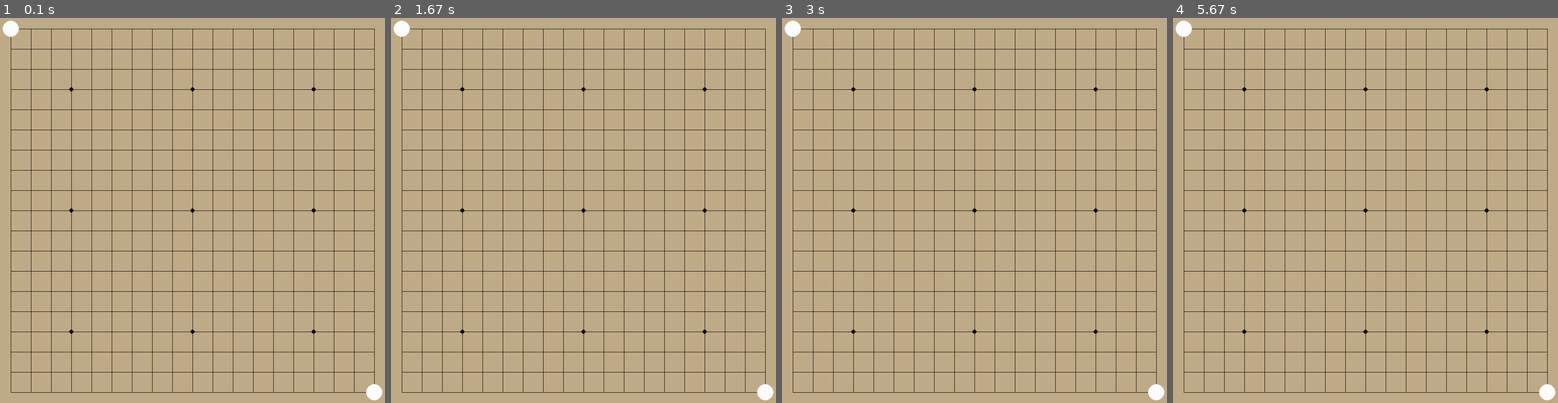
Above: before the commit, frames 1-4 (left to right).
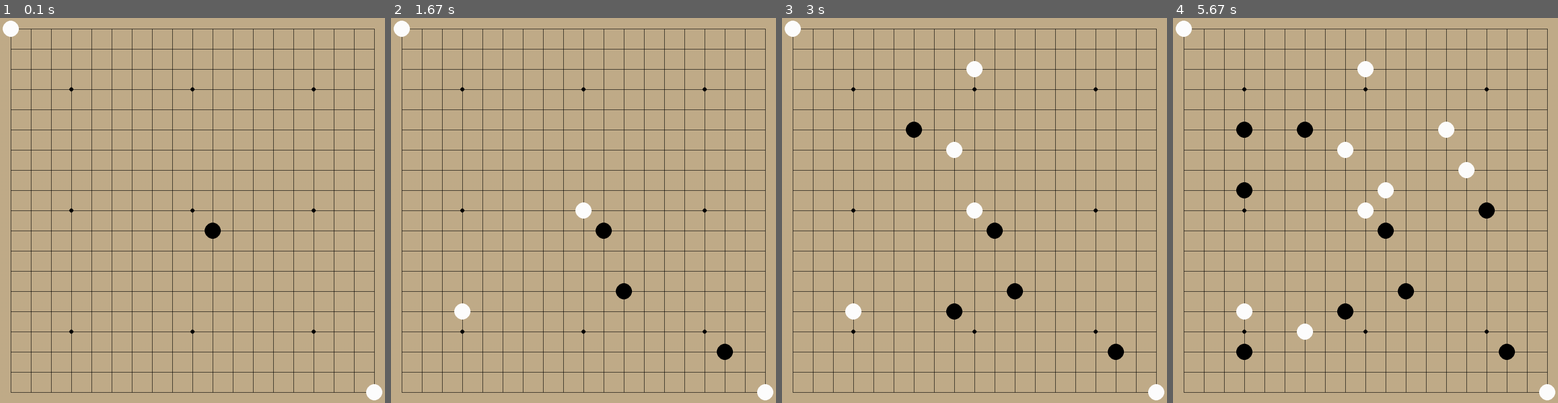
Above: after the commit, the same moments.

Repository: sandromund/pygame_go_client
Game: pygame game, started from main.py
Two runs of this game, one before a commit and one after it. Both use one fixed random seed, a clock stepped at 60 frames per second and the inputs below.
Inputs (mouse positions are in pixels of both pictures, inside the frame that each line leads up to):
- Up to frame 1 (0.1 s): no input
- Up to frame 2 (1.67 s): click (583, 210) at 0.38 s; click (622, 299) at 0.72 s; click (456, 306) at 1.05 s; click (729, 352) at 1.38 s
- Up to frame 3 (3 s): click (982, 75) at 1.72 s; click (955, 314) at 2.05 s; click (962, 141) at 2.38 s; click (916, 125) at 2.72 s
- Up to frame 4 (5.67 s): click (1473, 175) at 3.05 s; click (1492, 202) at 3.38 s; click (1450, 141) at 3.72 s; click (1246, 133) at 4.05 s; click (1384, 195) at 4.38 s; click (1246, 187) at 4.72 s; click (1303, 329) at 5.05 s; click (1242, 360) at 5.38 s

The runs differ from the first frame. In frame 1, 0.1% of the frame differs, in the area x 53-58%, y 53-58%; in frame 2, 0.7%; in frame 3, 1.2%; in frame 4, 2.3%, in the area x 16-89%, y 11-89%.

Commit message:
map_pos_to_closest_possible_field

Diff:
--- a/main.py
+++ b/main.py
@@ -14,12 +14,23 @@
 screen = pygame.display.set_mode((window_size, window_size))
 pygame.display.set_caption('Go Board')
 
+current_play = 1
+
 # Main loop
 running = True
 while running:
     for event in pygame.event.get():
         if event.type == pygame.QUIT:
             running = False
+        if event.type == pygame.MOUSEBUTTONDOWN:
+            print(event.pos, )
+            x, y = board.map_pos_to_closest_possible_field(event.pos)
+            board.board[x][y] = current_play
+
+            if current_play == 1:
+                current_play = 2
+            else:
+                current_play = 1
 
     board.draw(screen)
 
--- a/src/board.py
+++ b/src/board.py
@@ -34,7 +34,7 @@
             for j in range(self.size):
                 if self.board[i][j] == 1:
                     self.draw_stone(i, j, self.white, screen)
-                elif self.board[i][j] == 1:
+                elif self.board[i][j] == 2:
                     self.draw_stone(i, j, self.black, screen)
 
     def draw_stone(self, x, y, color, screen, radius=None):
@@ -58,6 +58,38 @@
         screen.fill(self.background_color)
         self.draw_grid(screen)
         self.draw_star_points(screen)
+        self.draw_stone(10, 10, color=self.black, screen=screen)
         self.board[0, 0] = 1
         self.board[18, 18] = 1
         self.draw_stones(screen)
+
+    def map_pos_to_closest_possible_field(self, screen_position):
+        x, y = screen_position
+
+        left = (x // self.cell_size) * self.cell_size
+        right = left + self.cell_size
+        up = (y // self.cell_size) * self.cell_size
+        down = up + self.cell_size
+
+        if abs(left - x) <= abs(right - x):
+            new_x = left
+        else:
+            new_x = right
+
+        if abs(up - y) <= abs(down - y):
+            new_y = up
+        else:
+            new_y = down
+
+        return self.pixel_to_board_position((new_x, new_y))
+
+    def pixel_to_board_position(self, screen_position):
+        x, y = screen_position
+
+        x_new = int(x // self.cell_size) - 1
+        y_new = int(y // self.cell_size) - 1
+
+        x_new = min(max(0, x_new), 18)
+        y_new = min(max(0, y_new), 18)
+
+        return x_new, y_new
Not shown, changed: README.md
